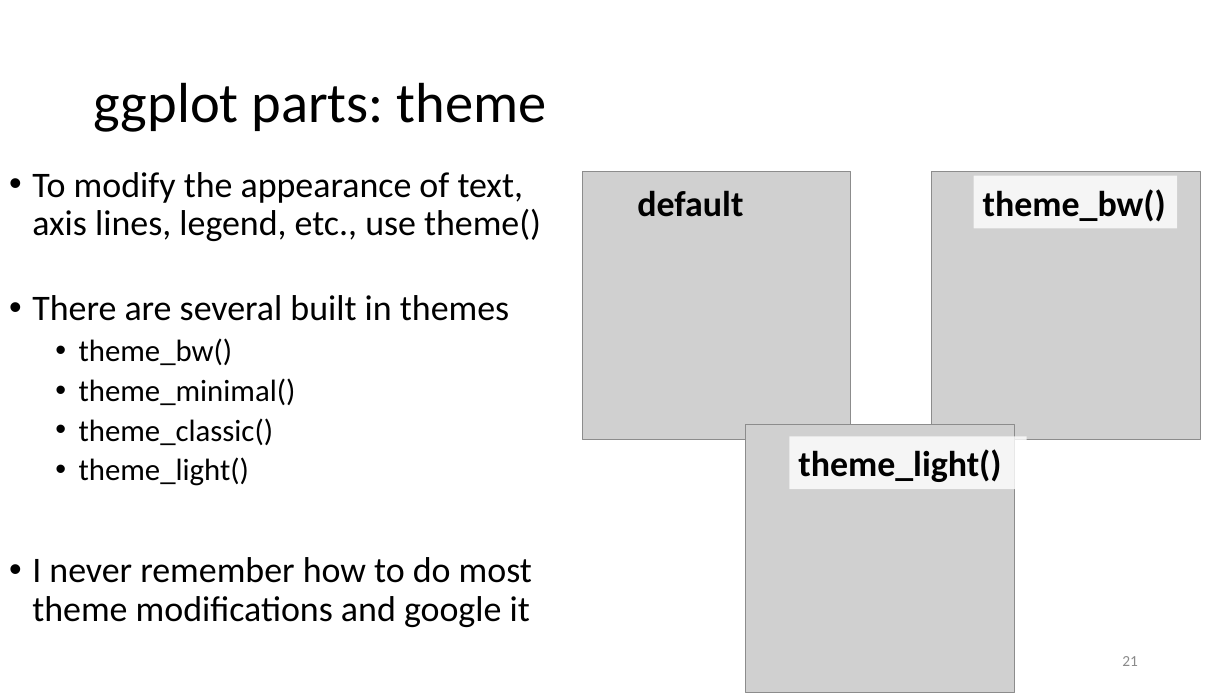
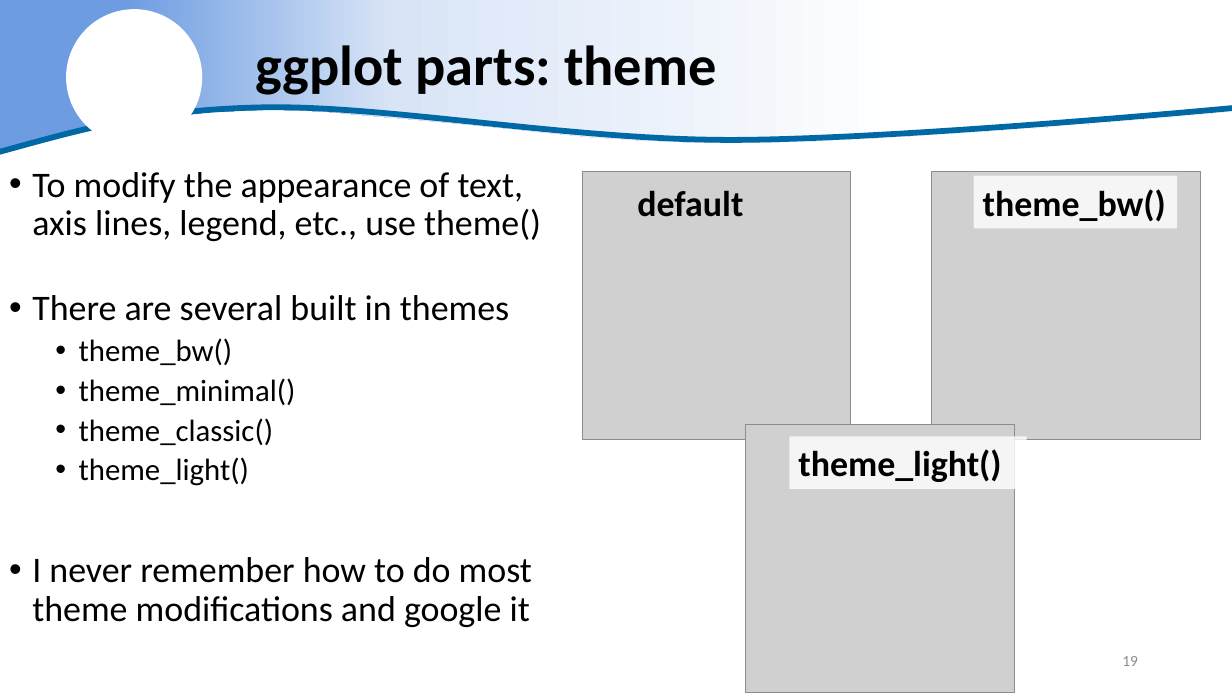
Before and after one commit to justinpriest/ADFG_R_Intro_Workshop, a slide deck: slide 19 of presentations/7 - Amazing Charts & How to Make Them.pptx (slide 21 before the commit). Drawn at 1232x693 pixels with LibreOffice and Linux fonts; fonts in the diff are those of the drawing; grey boxes stand for pictures; background and template pictures are left out. Boxes give left, top, right and bottom in pixels: in the first picture for what was removed or moved away, otherwise in the second. Text is boxed around its words. In the diff, an @@ line names an element or a change of style, - is before the commit and + after.

```diff
--- a/presentations/7 - Amazing Charts & How to Make Them.pptx
+++ b/presentations/7 - Amazing Charts & How to Make Them.pptx
@@ freeform shape added at [0,0,1232,152], fill gradient #6D9CE1 to #D9E5F7 to #FFFFFF @@
@@ ellipse added at [67,9,202,145], fill #FFFFFF @@
@@ title "ggplot parts: theme": place and size @@
-title "ggplot parts: theme" at [94,82,547,132]
+title "ggplot parts: theme" at [255,45,716,95]
@@ title "ggplot parts: theme" at [255,45,716,95]: bold on @@
@@ freeform shape added at [0,107,1232,152], outline #DAE3F3 4.5 pt @@
@@ page number at [1122,656,1138,666]: text changed @@
-21
+19
```
Also in this commit, not shown: 27 other slides changed, 2 slides removed, 8 other files.
